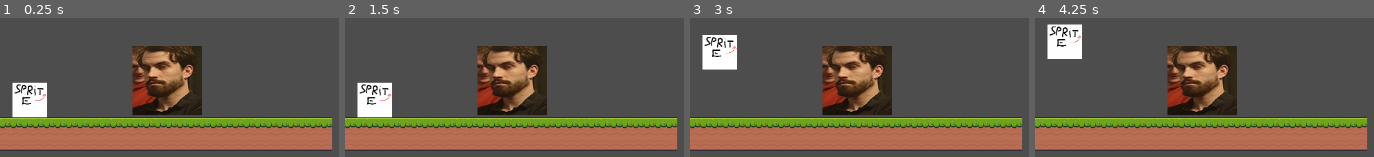
Above: before the commit, frames 1-4 (left to right).
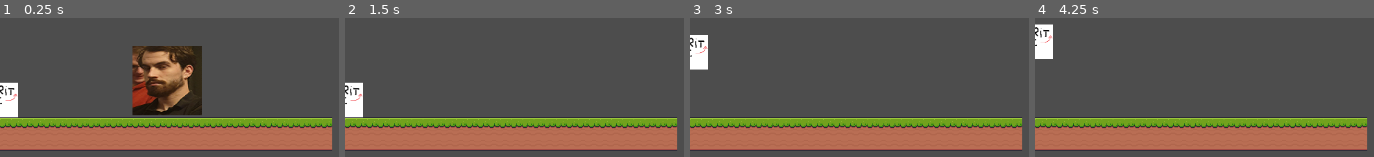
Above: after the commit, the same moments.

Repository: TwilCynder/GameJam-LaCaveSup
Game: Godot game, scene res://Scenes/world.tscn
The game is run twice, just before and just after one commit, with the same random seed, the same clock (stepped at 60 frames per second) and the same inputs.
Inputs:
- Up to frame 1 (0.25 s): no input
- Up to frame 2 (1.5 s): tap Enter (ui_accept) at 0.5, 0.77 s; hold D (Right) from 0.53 s (still down)
- Up to frame 3 (3 s): tap Enter (ui_accept) at 1.52, 2.75 s; release D (Right) at 2.03 s; hold A (Left) 2.03-2.78 s; hold D (Right) from 2.78 s (still down)
- Up to frame 4 (4.25 s): keep holding D (Right); tap Enter (ui_accept) at 3.02, 3.77 s

The runs differ from the first frame. In frame 1, 3.2% of the frame differs, in the area x 0-14%, y 46-72%; in frame 2, 13%, in the area x 0-60%, y 20-72%; in frame 3, 13%; in frame 4, 13%.

Commit message:
post-merge fixes

Diff:
--- /dev/null
+++ b/Scenes/Player.tscn
@@ -0,0 +1,36 @@
+[gd_scene format=3 uid="uid://dndju30lj5nt7"]
+
+[ext_resource type="Script" uid="uid://cyf7ruhjlub15" path="res://Scripts/player.gd" id="1_kyqiw"]
+[ext_resource type="Texture2D" uid="uid://dk770qhv8wlyf" path="res://Images/test.png" id="2_gntrk"]
+
+[sub_resource type="AtlasTexture" id="AtlasTexture_5a7ea"]
+atlas = ExtResource("2_gntrk")
+region = Rect2(0, 0, 100, 100)
+
+[sub_resource type="SpriteFrames" id="SpriteFrames_8j60k"]
+animations = [{
+"frames": [{
+"duration": 1.0,
+"texture": SubResource("AtlasTexture_5a7ea")
+}],
+"loop": true,
+"name": &"default",
+"speed": 5.0
+}]
+
+[sub_resource type="RectangleShape2D" id="RectangleShape2D_fo5ed"]
+size = Vector2(100, 100)
+
+[node name="CharacterBody2D" type="CharacterBody2D" unique_id=109324791]
+script = ExtResource("1_kyqiw")
+
+[node name="AnimatedSprite2D" type="AnimatedSprite2D" parent="." unique_id=1658827095]
+position = Vector2(2, -24)
+scale = Vector2(0.5, 0.5)
+sprite_frames = SubResource("SpriteFrames_8j60k")
+
+[node name="CollisionShape2D" type="CollisionShape2D" parent="." unique_id=1160876551]
+position = Vector2(2, -24)
+scale = Vector2(0.5, 0.5)
+shape = SubResource("RectangleShape2D_fo5ed")
+debug_color = Color(0.025501886, 0.5669291, 0.85785663, 0.41960785)
--- /dev/null
+++ b/Scenes/Test.tscn
@@ -0,0 +1,8 @@
+[gd_scene format=3 uid="uid://dm22ffe2tbp3b"]
+
+[ext_resource type="PackedScene" uid="uid://dndju30lj5nt7" path="res://Scenes/Player.tscn" id="1_ko2s7"]
+
+[node name="Test" type="Node2D" unique_id=2142788705]
+
+[node name="CharacterBody2D" parent="." unique_id=109324791 instance=ExtResource("1_ko2s7")]
+position = Vector2(60, 84)
--- a/Scenes/world.tscn
+++ b/Scenes/world.tscn
@@ -1,10 +1,9 @@
 [gd_scene format=4 uid="uid://dcttfqi0o6h2u"]
 
-[ext_resource type="Texture2D" uid="uid://dk770qhv8wlyf" path="res://Images/test.png" id="1_a02cp"]
 [ext_resource type="Texture2D" uid="uid://xl7hqpc7a6i7" path="res://Images/enemy.png" id="3_5a7ea"]
 [ext_resource type="Script" uid="uid://tj3xpyatiggi" path="res://Scripts/enemy.gd" id="3_8j60k"]
+[ext_resource type="PackedScene" uid="uid://dndju30lj5nt7" path="res://Scenes/Player.tscn" id="4_8j60k"]
 [ext_resource type="Texture2D" uid="uid://x827bc1tq8ui" path="res://Images/Terrain (16x16).png" id="5_fo5ed"]
-[ext_resource type="Script" uid="uid://cyf7ruhjlub15" path="res://Scripts/player.gd" id="6_5ukr8"]
 
 [sub_resource type="AtlasTexture" id="AtlasTexture_8j60k"]
 atlas = ExtResource("3_5a7ea")
@@ -181,31 +180,13 @@
 physics_layer_0/collision_layer = 1
 sources/0 = SubResource("TileSetAtlasSource_5ukr8")
 
-[sub_resource type="AtlasTexture" id="AtlasTexture_5a7ea"]
-atlas = ExtResource("1_a02cp")
-region = Rect2(0, 0, 100, 100)
-
-[sub_resource type="SpriteFrames" id="SpriteFrames_8j60k"]
-animations = [{
-"frames": [{
-"duration": 1.0,
-"texture": SubResource("AtlasTexture_5a7ea")
-}],
-"loop": true,
-"name": &"default",
-"speed": 5.0
-}]
-
-[sub_resource type="RectangleShape2D" id="RectangleShape2D_fo5ed"]
-size = Vector2(100, 100)
-
 [node name="World" type="Node2D" unique_id=1701902804]
 position = Vector2(-1, 458)
 
 [node name="Enemy" type="Area2D" parent="." unique_id=1187490205]
 script = ExtResource("3_8j60k")
 
-[node name="AnimatedSprite2D" type="AnimatedSprite2D" parent="Area2D2" unique_id=1757446199]
+[node name="Area2D2#AnimatedSprite2D" type="AnimatedSprite2D" parent="Enemy" unique_id=1757446199]
 position = Vector2(242, -53)
 sprite_frames = SubResource("SpriteFrames_fo5ed")
 
@@ -213,16 +194,4 @@
 tile_map_data = PackedByteArray("AAAAAAAAAAAHAAAAAAAAAAEAAAAHAAEAAAABAAAAAAAHAAAAAAABAAEAAAAHAAEAAAACAAAAAAAHAAAAAAACAA …(1360 unchanged characters)…
 tile_set = SubResource("TileSet_o06y3")
 
-[node name="CharacterBody2D" type="CharacterBody2D" parent="." unique_id=1983116759]
-script = ExtResource("6_5ukr8")
-
-[node name="AnimatedSprite2D" type="AnimatedSprite2D" parent="CharacterBody2D" unique_id=1761744554]
-position = Vector2(44, -27)
-scale = Vector2(0.5, 0.5)
-sprite_frames = SubResource("SpriteFrames_8j60k")
-
-[node name="CollisionShape2D" type="CollisionShape2D" parent="CharacterBody2D" unique_id=891423095]
-position = Vector2(44, -27)
-scale = Vector2(0.5, 0.5)
-shape = SubResource("RectangleShape2D_fo5ed")
-debug_color = Color(0.025501886, 0.5669291, 0.85785663, 0.41960785)
+[node name="CharacterBody2D" parent="." unique_id=109324791 instance=ExtResource("4_8j60k")]
--- a/Scripts/enemy.gd
+++ b/Scripts/enemy.gd
@@ -13,7 +13,7 @@
 	delta = time.delta(delta);
 
 	var velocity = Vector2(-SPEED, 0);
-
+	print(velocity * delta)
 	position += velocity * delta;
 
 	pass
--- a/node_2d.tscn
+++ /dev/null
@@ -1,3 +0,0 @@
-[gd_scene format=3 uid="uid://dkro6ysiyv7q5"]
-
-[node name="Node2D" type="Node2D" unique_id=635943505]
